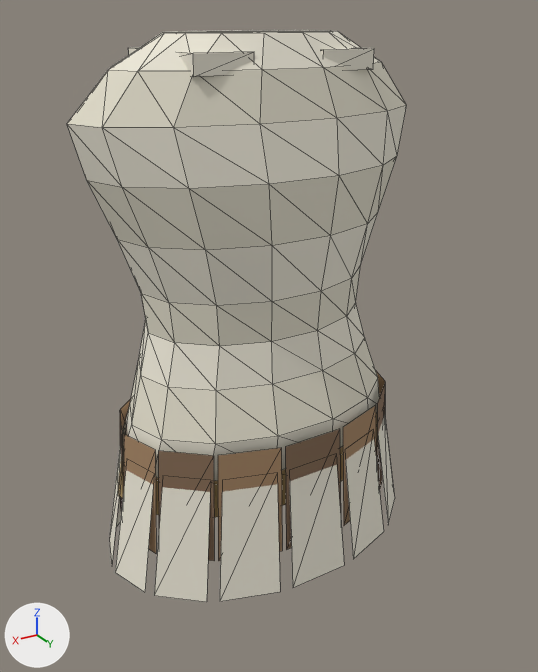
The glTF model projects/World500BCE/game/gfx/models/gear_tunic_spa.glb as it was, and as the next commit left it.
Before and after are seen from a 50 mm lens placed at (0.522, 0.91, 1.519), pointed at (-0.001, 0.04, 1.084). Arrows for +X, +Y and +Z are at lower left; the lights stay in place. The first picture is the older version. Mesh edges are drawn as thin lines. Vertices at exactly the same position are counted once.

Objects in the first picture: 'gear_tunic_spa_mesh'.
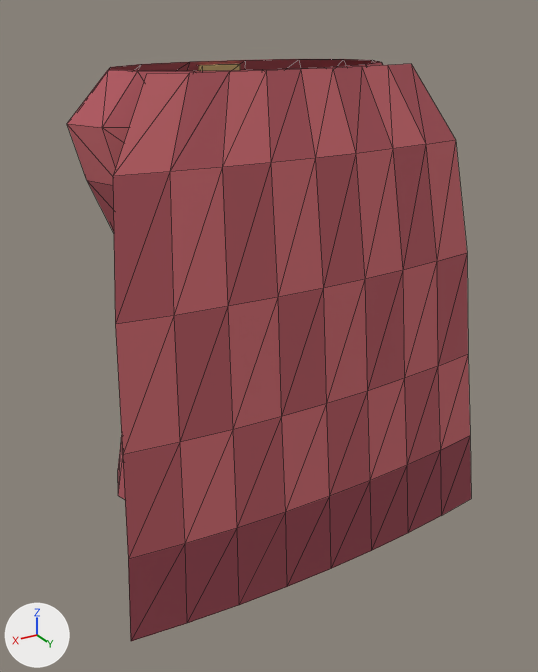
What the commit changed:
me_gear_tunic_spa is used by ob_gear_tunic_spa_mesh; location (0.0, 0.0, 0.0).
me_gear_tunic_spa had 283 vertices, 374 faces and spanned x -0.258..0.258, y -0.172..0.182, z 0.74..1.5.
me_gear_tunic_spa now has 202 vertices, 344 faces and spans x -0.3..0.3, y -0.15..0.215, z 0.78..1.46.
me_gear_tunic_spa part 1: a new loose piece, a box spanning x -0.03..0.03, y -0.12..-0.09, z 1.42..1.455, in mat_vertex.
me_gear_tunic_spa part 2: a new loose piece of 54 vertices spanning x -0.3..0.3, y 0.095..0.215, z 0.78..1.46, in mat_vertex.
me_gear_tunic_spa part 3: 30 loose pieces with 128 vertices, spanning x -0.258..0.258, y -0.172..0.182, z 0.74..1.48, are deleted.
Part 4, on me_gear_tunic_spa:
15 vertices are removed from x -0.124..0.124, y -0.078..0.076, z 1.5.
42 faces are deleted.
me_gear_tunic_spa part 5: 252 kept faces spanning x -0.254..0.254, y -0.15..0.144, z 0.86..1.46 get new vertex colours.

What differs and where, as boxes (x1, y1, x2, y2) in the pictures (538 x 672 px):
'gear_tunic_spa_mesh', reshaped (19% wider): before (67, 30, 407, 602); after (67, 59, 471, 641)
part 1 of me_gear_tunic_spa, added: after (198, 64, 240, 71)
part 2 of me_gear_tunic_spa, added (brown): after (113, 64, 471, 641)
part 3 of me_gear_tunic_spa, deleted: before (109, 47, 395, 602)
part 4 of me_gear_tunic_spa, deleted: before (109, 30, 381, 71)
part 5 of me_gear_tunic_spa, recoloured: before (67, 62, 407, 518); after (67, 59, 383, 500)
